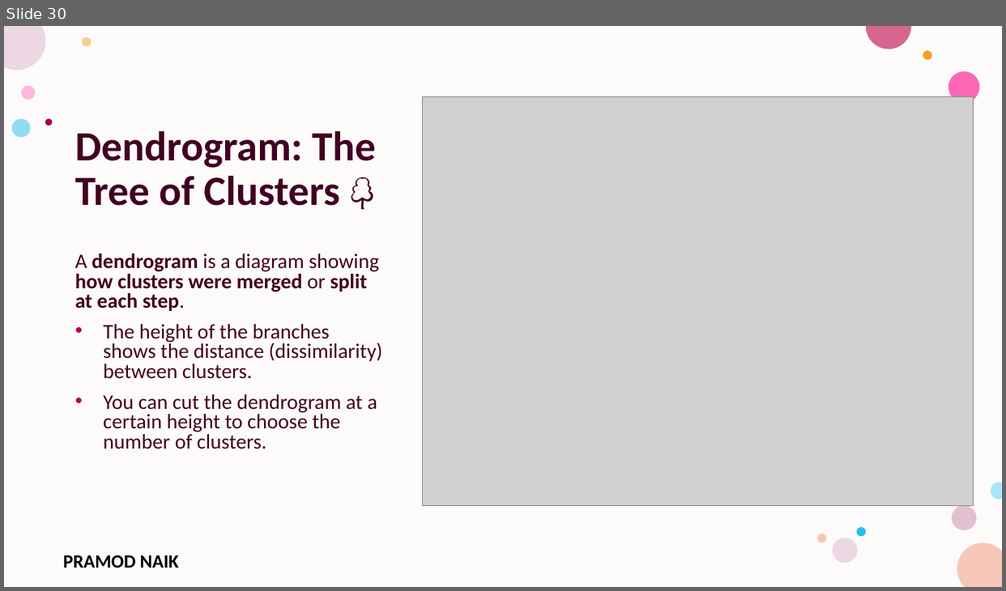
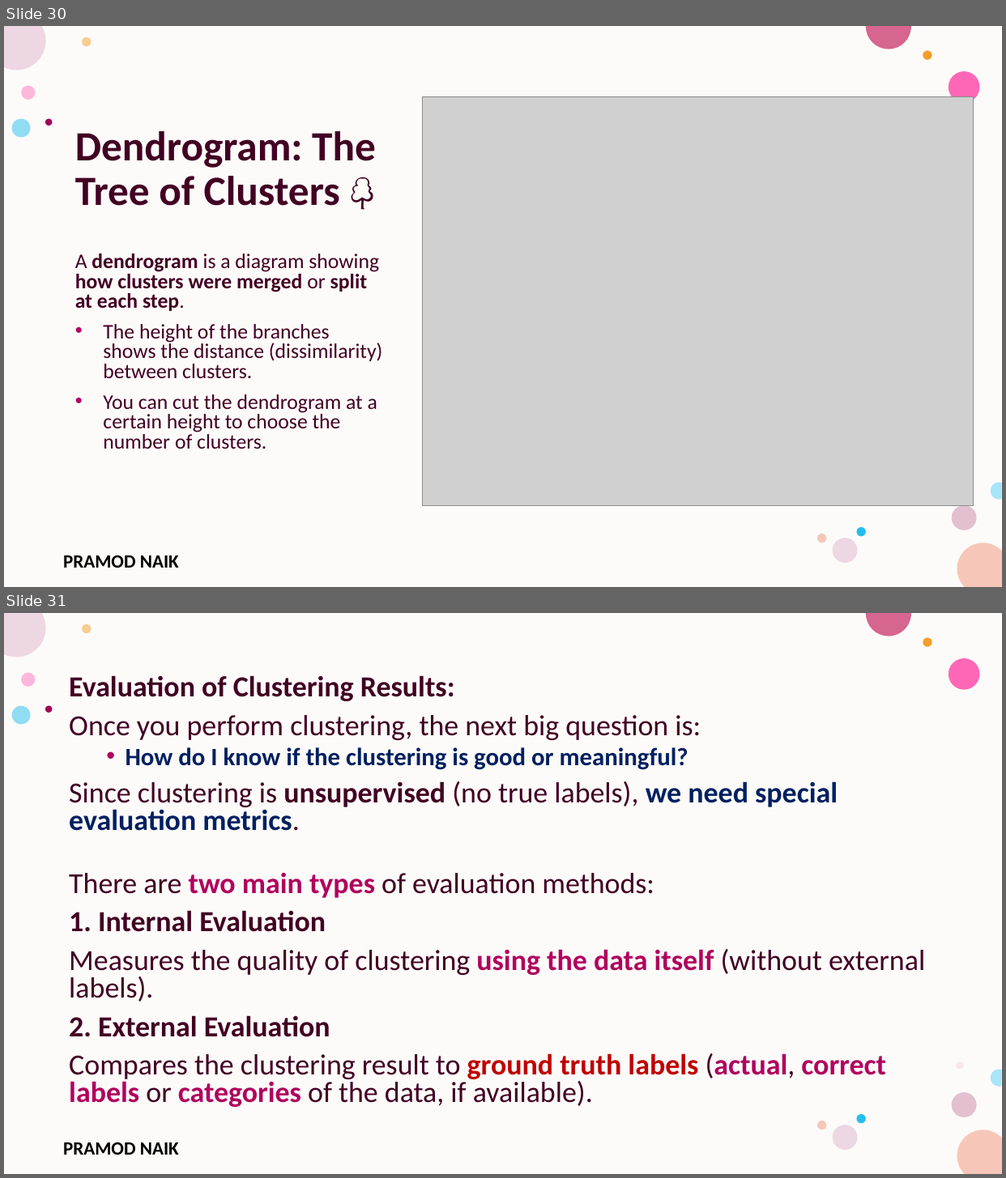
Before and after one commit to PRAMODNAIK-DEV/MCA-2nd-Sem-ML-Data-Analytics-Shridevi-College, a slide deck: Theory Class-Notes/Unit-3 Unsupervised Learning.pptx. Shown one above the other, each under a label of ours: slide 30 before the commit, slides 30 and 31 after it. The pictures are 1006x591 and 1006x1178 pixels, drawn with LibreOffice and Linux fonts; fonts in the diff are those of the drawing; grey boxes stand for pictures; background and template pictures are left out. Boxes give left, top, right and bottom in pixels: in the first picture for what was removed or moved away, otherwise in the second. Text is boxed around its words. In the diff, an @@ line names an element or a change of style, - is before the commit and + after.

Commit message:
Completed Clustering Theory and Lab.

```diff
--- a/Theory Class-Notes/Unit-3 Unsupervised Learning.pptx
+++ b/Theory Class-Notes/Unit-3 Unsupervised Learning.pptx
@@ slide 31 added at (4, 613, 1002, 1174), background #FFFFFF; not listed: 16 template elements that a slide beside it also shows @@
@@ text added at (69, 675, 925, 1107), 28 pt, text #420023, bold @@
+Evaluation of Clustering Results:
+Once you perform clustering, the next big question is:
+  • How do I know if the clustering is good or meaningful?
+Since clustering is unsupervised (no true labels), we need special evaluation metrics.
+There are two main types of evaluation methods:
+1. Internal Evaluation
+Measures the quality of clustering using the data itself (without external labels).
+2. External Evaluation
+Compares the clustering result to ground truth labels (actual, correct labels or categories of the data, if available).
@@ ellipse added at (957, 1063, 964, 1070), fill #E3BEBE at 28% opacity @@
```
Also in this commit, not shown: 1 slide changed, 31 other slides added, 3 other files.
